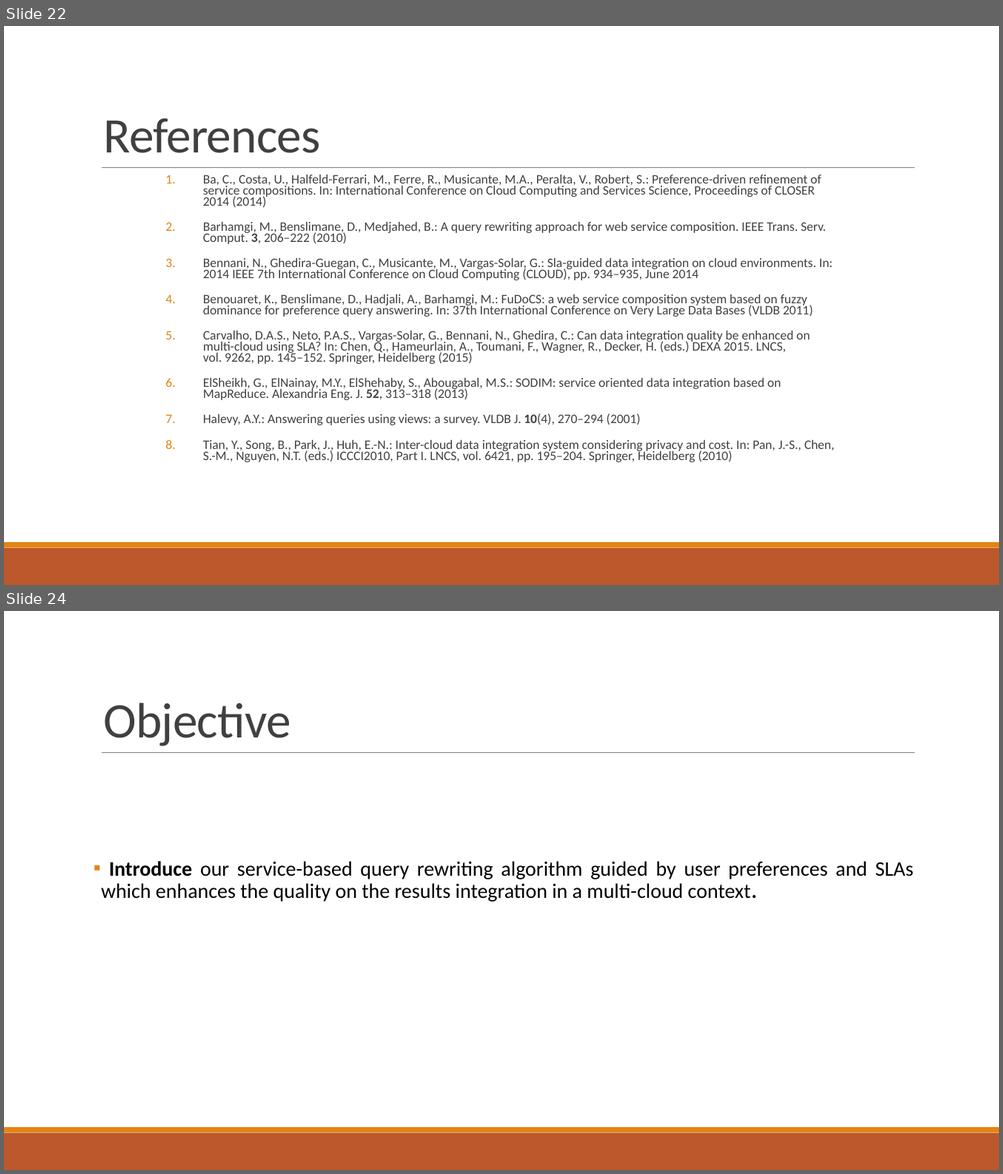
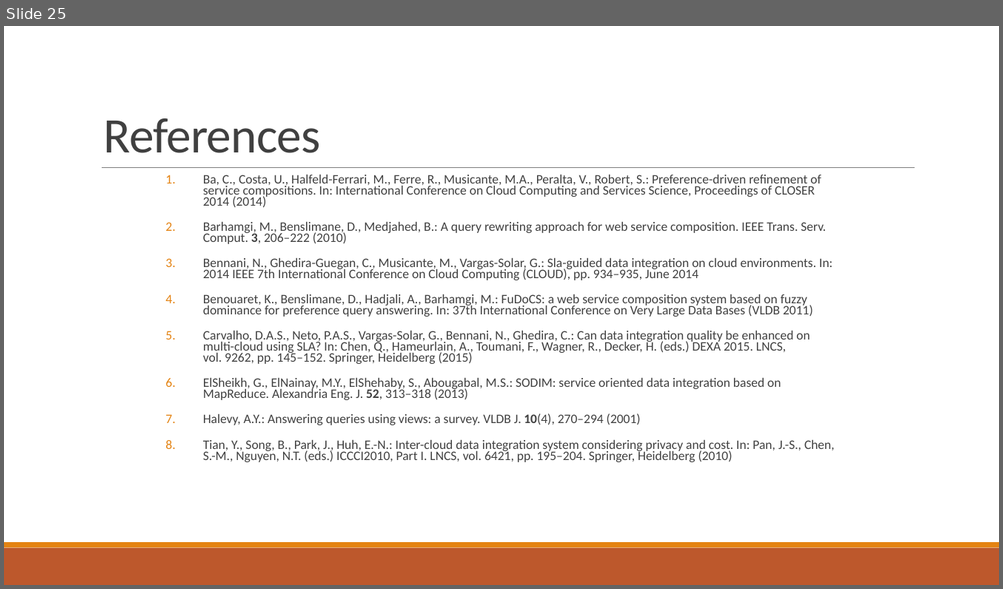
Before and after one commit to danielboni/DanielCarvalho-PhD, a slide deck: Presentations/ADBIS 2016/Presentation_ADBIS 2016.pptx. Shown one above the other, each under a label of ours: slides 22 and 24 before the commit, slide 25 after it; the slides between them are not shown. The pictures are 1003x1174 and 1003x589 pixels, drawn with LibreOffice and Linux fonts; fonts in the diff are those of the drawing. Boxes give left, top, right and bottom in pixels: in the first picture for what was removed or moved away, otherwise in the second. Text is boxed around its words. In the diff, an @@ line names an element or a change of style, - is before the commit and + after.

Commit message:
Last version with related works introduced by Geno

```diff
--- a/Presentations/ADBIS 2016/Presentation_ADBIS 2016.pptx
+++ b/Presentations/ADBIS 2016/Presentation_ADBIS 2016.pptx
@@ slide 24 removed at [4,611,999,1170], background #FFFFFF; not listed: 3 template elements that a slide beside it also shows @@
@@ title removed at [103,703,290,746] @@
-Objective
@@ text removed at [101,861,913,902] @@
-▪ Introduce our service-based query rewriting algorithm guided by user preferences and SLAs which enhances the quality on the results integration in a multi-cloud context.
@@ what was slide 22 is now slide 25 @@
```
Also in this commit, not shown: 7 slides changed, 2 slides added, 21 other slides removed.
